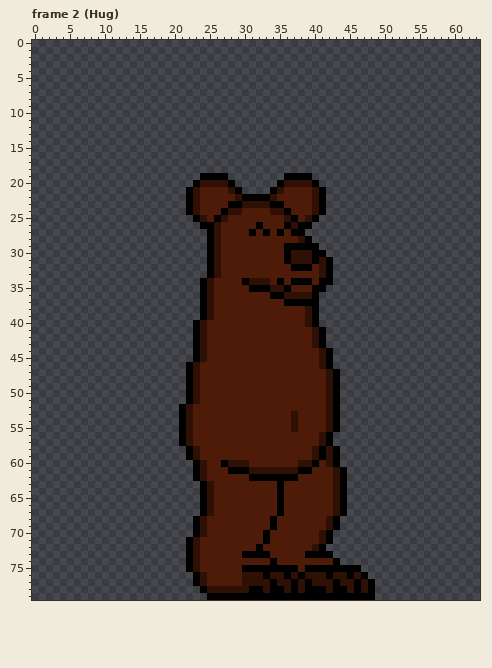
Pixel-art file -- TerraGuardian Sprites/Bear Guardian.aseprite. Above: the version before the commit.
64x80 pixels, 28 frames. Shown: frame 2 (Hug). The commit also changed other frames, which this record leaves out.
The result:
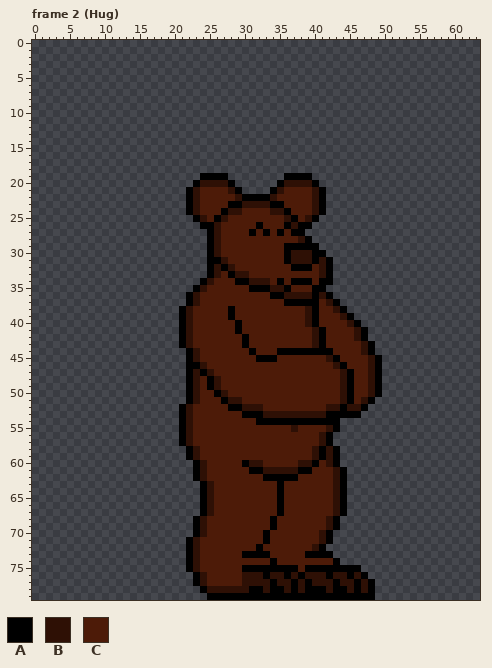
Palette (. is transparent): A #000000  B #2e1005  C #4d1b08
Difference:
layer "Left Arm" now shown
layer "Right Arm" now shown
layer "White" now shown
layer "Color" now shown
layer "Body Color" now hidden
Changed rows in their new state; - is an unchanged pixel.
Frame 2 (Hug):
first column x 21:
31 -----AB----------------------
32 ------AB---------------------
33 -------ABB-------------------
34 --------A--------------------
35 --ABC------------------------
36 -ABCC---------------BA-------
37 -ABCC---------------CBA------
38 ABCCC--A------------CCBA-----
39 ABCCC--A------------CCCBA----
40 ABCC----A-----------CCCCBA---
41 ABCC----A------------CCCCBA--
42 ABCC-----A-----------CCCCBA--
43 ABCC-----A-----------CCCCCBA-
44 -ABC------A---AAAAAAA-CCCCBA-
45 -ABC-------AAA------CBACCCCBA
46 --AB----------------CCBACCCBA
47 ---AB----------------CCBACCBA
48 ----AB---------------CCBACCBA
49 ----AB---------------CCBACCBA
50 -----AB--------------CCBACCBA
51 ------ABB------------CCBACBA-
52 -------AABBB----------BABBA--
53 ---------AAABBBB-BBBBA-AAA---
54 -----------AAAAAAAAAAA-------
first column x 27:
60 CCCABB
61 -CCCAA
62 ----CC
